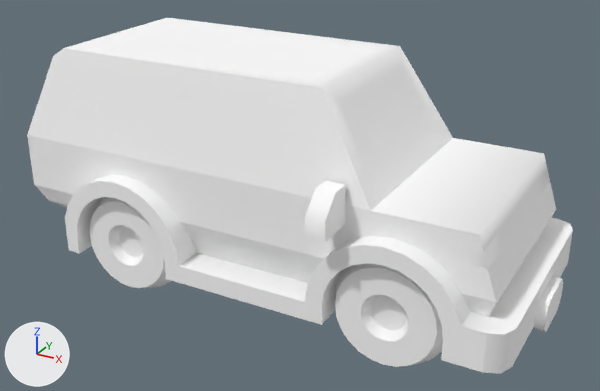
Two versions of the glTF model client/public/cars/suv_luxury_kenney.glb, one commit apart.
Before and after are seen from a camera (50 mm lens) standing at (3.35, -6.05, 3.89) and looking at (0.05, -0.06, 0.89). Lighting does not change. The marker at lower left points along +X, +Y and +Z. The picture after the commit comes second. Where no turn or scale is listed for an object, it has been applied to the vertices. Vertices at exactly the same position are counted once.

Objects in the first picture: 'body', 'wheel-back-right', 'wheel-front-right'.
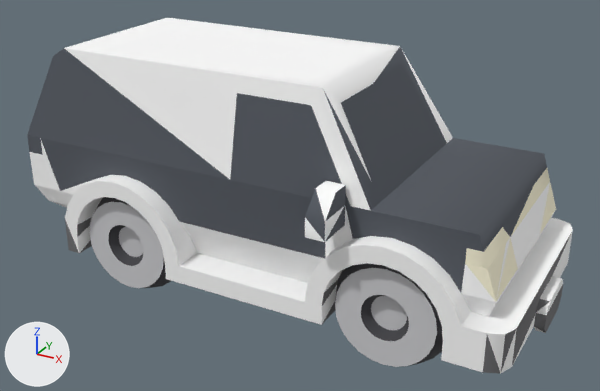
What differs and where, as boxes [x1, y1, x2, y2] in the pictures (600 x 391 px):
'body', recoloured (darker): [27, 46, 572, 374] in both
'wheel-front-right', recoloured (darker): [335, 263, 443, 367] in both
'wheel-back-right', recoloured (darker): [90, 197, 171, 288] in both

The change, as a diff of the scene's bpy script:
```diff
--- a/client/public/cars/suv_luxury_kenney.glb.py
+++ b/client/public/cars/suv_luxury_kenney.glb.py
@@ mat_colormap @@
 n0 = _N.new('ShaderNodeBsdfPrincipled'); n0.name = 'Principled BSDF'
-n0.inputs[0].default_value = (1.0, 1.0, 1.0, 1.0)  # 'Base Color', white #ffffff
 n0.inputs[2].default_value = 1.0  # 'Roughness'
 n1 = _N.new('ShaderNodeOutputMaterial'); n1.name = 'Material Output'
+n2 = _N.new('ShaderNodeVertexColor'); n2.name = 'Color Attribute'
 _L.new(n0.outputs[0], n1.inputs[0])  # 'BSDF' to 'Surface'
+_L.new(n2.outputs[0], n0.inputs[0])  # 'Color' to 'Base Color'
@@ me_wheel_back_right_001 @@
 me_wheel_back_right_001.from_pydata(...)  # 168 vertices, 332 faces; spans x -0.495..0.495, y -0.289..0.289, z -0.495..0.495
 # used by ob_wheel_front_right; location = (1.295, -0.701, 0.495)
+# me_wheel_back_right_001 part 1: vertex colours changed
 me_wheel_back_right_001.materials.append(mat_colormap)
@@ me_body @@
 me_body.from_pydata(...)  # 383 vertices, 756 faces; spans x -2.35..2.35, y -1.24..1.24, z -0.97..0.97
 # used by ob_body; location = (0.0, 0.0, 1.175)
+# me_body part 2: vertex colours changed
 me_body.materials.append(mat_colormap)
```
